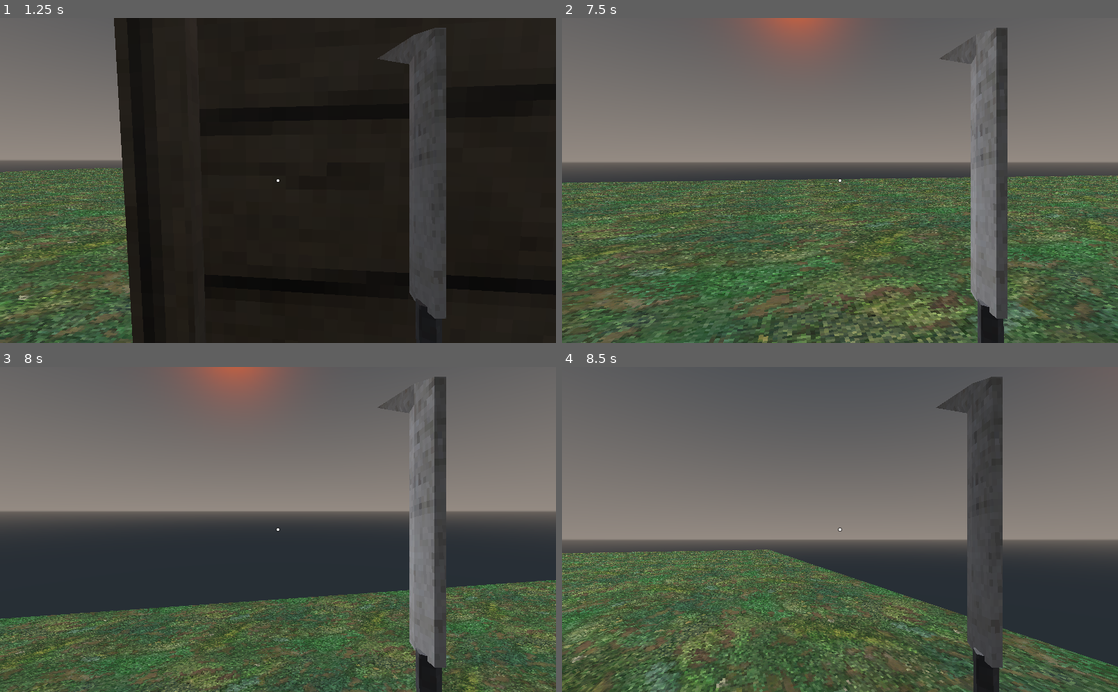
Above: before the commit, frames 1-4 (two rows, left to right).
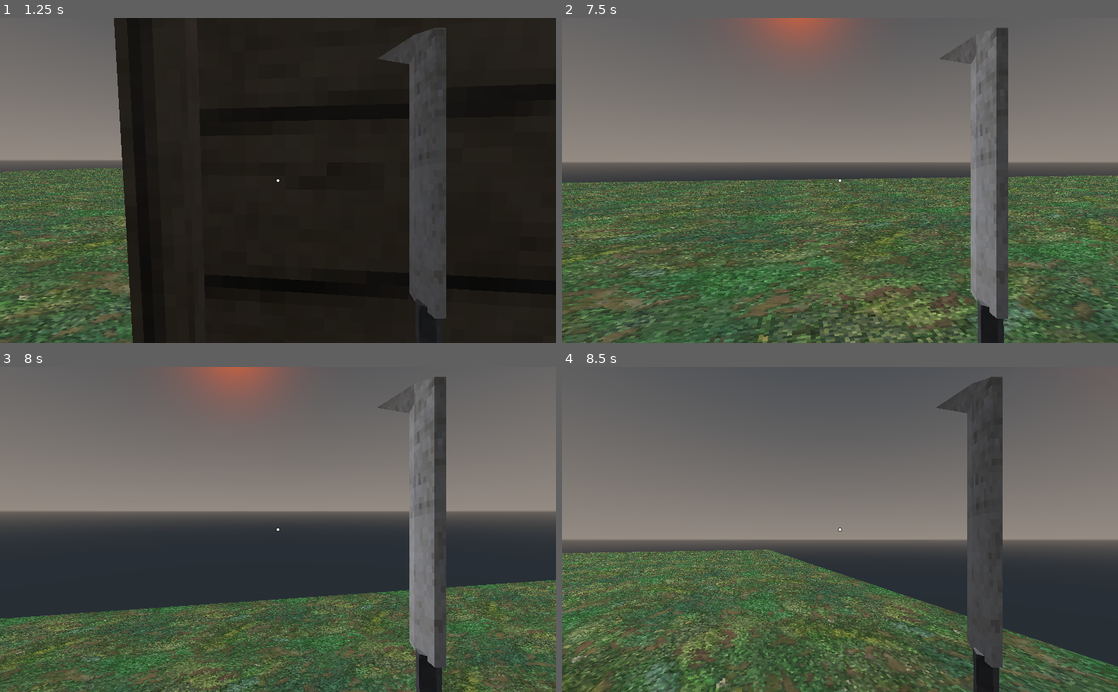
Above: after the commit, the same moments.

Repository: ikilinc1/-Godot-Engine-Retro-3D-FPS
Game: Godot game, scene res://World.tscn
Two runs of this game, one before a commit and one after it. Both use one fixed random seed, a clock stepped at 60 frames per second and the inputs below.
Inputs (mouse positions are in pixels of both pictures, inside the frame that each line leads up to):
- Up to frame 1 (1.25 s): tap Enter at 0.5 s; move the mouse to (272, 187) at 0.52 s; press the mouse at (272, 187) at 0.53 s; hold W (move_forwards) from 0.53 s (still down); tap Space (jump) at 0.77 s
- Up to frame 2 (7.5 s): move the mouse to (878, 183) at 1.27 s; release the mouse at (878, 183) at 1.28 s; tap 1 at 1.35 s; tap Space (jump) at 1.52, 3.02, 3.77, 4.52, 6.02, 6.77 s; move the mouse to (795, 177) at 2.02 s; tap 2 at 2.1 s; move the mouse to (845, 180) at 2.77 s; release W (move_forwards) at 2.78 s; hold A (move_left) 2.78-3.53 s; tap 3 at 2.85 s; move the mouse to (817, 174) at 3.52 s; hold W (move_forwards) 3.53-5.78 s; tap 4 at 3.6 s; move the mouse to (867, 180) at 4.27 s; tap 5 at 4.35 s; tap R (restart) at 5 s; move the mouse to (812, 180) at 5.02 s; tap 6 at 5.1 s; move the mouse to (851, 174) at 5.77 s; hold D (move_right) 5.78-6.53 s; tap 7 at 5.85 s; move the mouse to (834, 187) at 6.52 s; hold W (move_forwards) from 6.53 s (still down); tap 8 at 6.6 s; move the mouse to (878, 183) at 7.27 s; tap 9 at 7.35 s
- Up to frame 3 (8 s): keep holding W (move_forwards); tap Space (jump) at 7.52 s
- Up to frame 4 (8.5 s): keep holding W (move_forwards); move the mouse to (795, 526) at 8.02 s; press the mouse at (795, 526) at 8.03 s

Frame 1 is identical in both runs. In frame 2, 0.1% of the frame differs, in the area x 2-99%, y 2-95%; in frame 3, less than 0.1%; in frame 4, less than 0.1%.

Commit message:
set up enemy alerts (senses)

Diff:
--- a/Retro-3D-FPS/characters/enemies/BirdMonster.tscn
+++ b/Retro-3D-FPS/characters/enemies/BirdMonster.tscn
@@ -43,18 +43,6 @@
 shape = SubResource( 1 )
 
 [node name="Graphics" parent="." instance=ExtResource( 2 )]
-
-[node name="Skeleton" parent="Graphics/Armature" index="0"]
-bones/0/bound_children = [ NodePath("Hip") ]
-bones/1/bound_children = [ NodePath("Body") ]
-bones/2/bound_children = [ NodePath("ArmUL") ]
-bones/3/bound_children = [ NodePath("ArmLL") ]
-bones/4/bound_children = [ NodePath("ArmUR") ]
-bones/5/bound_children = [ NodePath("ArmLR") ]
-bones/6/bound_children = [ NodePath("LegUL") ]
-bones/7/bound_children = [ NodePath("LegLL") ]
-bones/8/bound_children = [ NodePath("LegUR") ]
-bones/9/bound_children = [ NodePath("LegLR") ]
 
 [node name="ArmUL" type="BoneAttachment" parent="Graphics/Armature/Skeleton" index="1"]
 transform = Transform( -0.762323, 0.647196, 8.20133e-07, -0.52914, -0.623267, 0.575803, 0.372658, 0.438947, 0.817589, 0.176714, 1.48577, -0.135291 )
--- a/Retro-3D-FPS/characters/enemies/Monster.gd
+++ b/Retro-3D-FPS/characters/enemies/Monster.gd
@@ -6,7 +6,12 @@
 enum STATES {IDLE, CHASE, ATTACK, DEAD}
 var cur_state = STATES.IDLE
 
+var player = null
+
+export var sight_angle = 45.0
+
 func _ready():
+	player = get_tree().get_nodes_in_group("player")[0]
 	var bone_attachments = $Graphics/Armature/Skeleton.get_children()
 	for bone_attachment in bone_attachments:
 		for child in bone_attachment.get_children():
@@ -43,7 +48,8 @@
 	anim_player.play("die")
 
 func process_state_idle(delta):
-	pass
+	if can_see_player():
+		set_state_chase()
 
 func process_state_chase(delta):
 	pass
@@ -55,4 +61,29 @@
 	pass
 
 func hurt(damage: int, dir: Vector3):
+	if cur_state == STATES.IDLE:
+		set_state_chase()
 	health_manager.hurt(damage, dir)
+
+
+func can_see_player():
+	var dir_to_player = global_transform.origin.direction_to(player.global_transform.origin)
+	var forwards = global_transform.basis.z
+	return rad2deg(forwards.angle_to(dir_to_player)) < sight_angle and has_los_player()
+
+func has_los_player():
+	var our_pos = global_transform.origin + Vector3.UP
+	var player_pos = player.global_transform.origin + Vector3.UP
+
+	var space_state = get_world().get_direct_space_state()
+	var result = space_state.intersect_ray(our_pos,player_pos,[],1)
+	if result:
+		return false
+	return true
+
+func alert(check_los = true):
+	if cur_state != STATES.IDLE:
+		return
+	if check_los and !has_los_player():
+		return
+	set_state_chase()
--- a/Retro-3D-FPS/characters/player/Player.tscn
+++ b/Retro-3D-FPS/characters/player/Player.tscn
@@ -392,7 +392,13 @@
 "values": [ Vector3( 0, 0, 0 ), Vector3( -0.015, 0, 0 ) ]
 }
 
-[node name="Player" type="KinematicBody"]
+[sub_resource type="SphereShape" id=17]
+radius = 13.0
+
+[sub_resource type="SphereShape" id=18]
+radius = 50.0
+
+[node name="Player" type="KinematicBody" groups=["player"]]
 collision_layer = 6
 collision_mask = 3
 script = ExtResource( 1 )
@@ -590,6 +596,20 @@
 anims/idle = SubResource( 15 )
 anims/moving = SubResource( 16 )
 
+[node name="AlertAreaHearing" type="Area" parent="Camera/WeaponManager"]
+collision_layer = 0
+collision_mask = 2
+
+[node name="CollisionShape" type="CollisionShape" parent="Camera/WeaponManager/AlertAreaHearing"]
+shape = SubResource( 17 )
+
+[node name="AlertAreaLos" type="Area" parent="Camera/WeaponManager"]
+collision_layer = 0
+collision_mask = 2
+
+[node name="CollisionShape" type="CollisionShape" parent="Camera/WeaponManager/AlertAreaLos"]
+shape = SubResource( 18 )
+
 [node name="FirePoint" type="Spatial" parent="Camera"]
 transform = Transform( 1, 0, 0, 0, 1, 0, 0, 0, 1, 0, 0, -0.135601 )
 
--- a/Retro-3D-FPS/characters/player/WeaponManager.gd
+++ b/Retro-3D-FPS/characters/player/WeaponManager.gd
@@ -10,13 +10,13 @@
 
 onready var anim_player = $AnimationPlayer
 onready var weapons = $Weapons.get_children()
+onready var alert_area_hearing = $AlertAreaHearing
+onready var alert_area_los = $AlertAreaLos
+
 var cur_slot = 0
 var cur_weapon = null
 var fire_point : Spatial
 var bodies_to_exlude: Array = []
-
-func _ready():
-	pass
 
 func init(_fire_point: Spatial, _bodies_to_exclude: Array):
 	fire_point = _fire_point
@@ -24,6 +24,11 @@
 	for weapon in weapons:
 		if weapon.has_method("init"):
 			weapon.init(fire_point, _bodies_to_exclude)
+
+	weapons[WEAPON_SLOTS.MACHINE_GUN].connect("fired", self, "alert_nearby_enemies")
+	weapons[WEAPON_SLOTS.SHOTGUN].connect("fired", self, "alert_nearby_enemies")
+	weapons[WEAPON_SLOTS.ROCKET_LAUNCHER].connect("fired", self, "alert_nearby_enemies")
+
 	switch_to_weapon_slot(WEAPON_SLOTS.MACHETE)
 
 func attack(attack_input_just_pressed: bool, attack_input_held: bool):
@@ -69,3 +74,14 @@
 	if !grounded or velocity.length() < 15:
 		anim_player.play("idle", 0.05)
 	anim_player.play("moving")
+
+func alert_nearby_enemies():
+	var nearby_enemies = alert_area_los.get_overlapping_bodies()
+	for nearby_enemy in nearby_enemies:
+		if nearby_enemy.has_method("alert"):
+			nearby_enemy.alert()
+
+	nearby_enemies = alert_area_hearing.get_overlapping_bodies()
+	for nearby_enemy in nearby_enemies:
+		if nearby_enemy.has_method("alert"):
+			nearby_enemy.alert(false)
Not shown: 1 places in Retro-3D-FPS/characters/player/Player.tscn that only renumber resources
